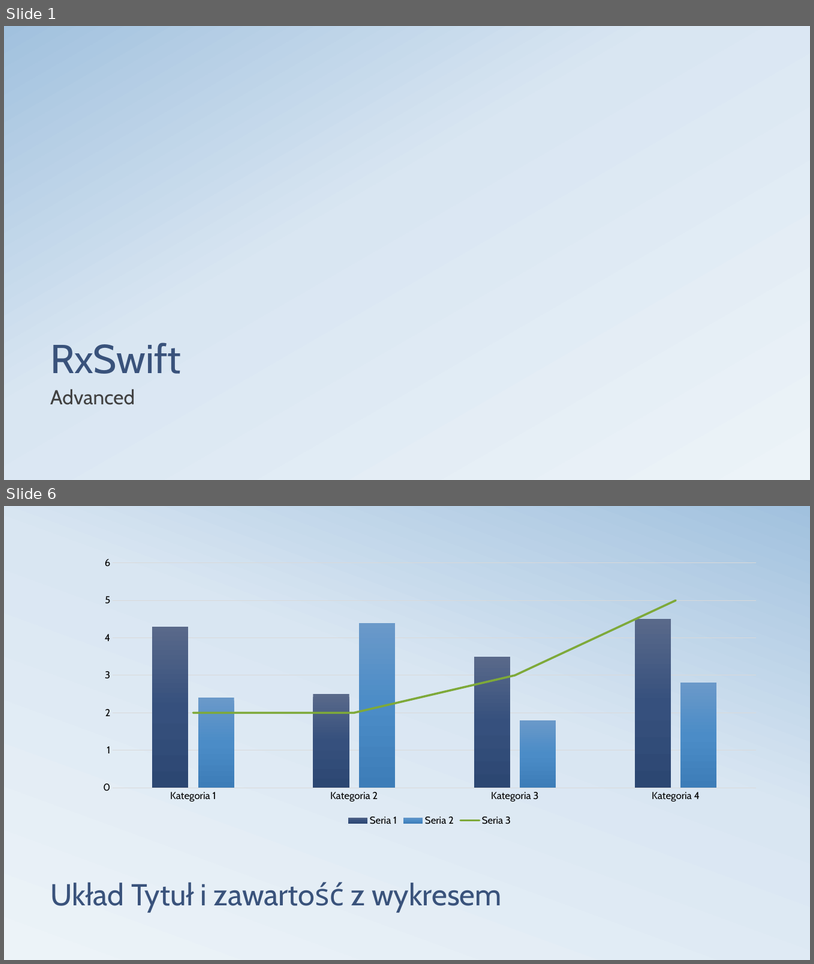
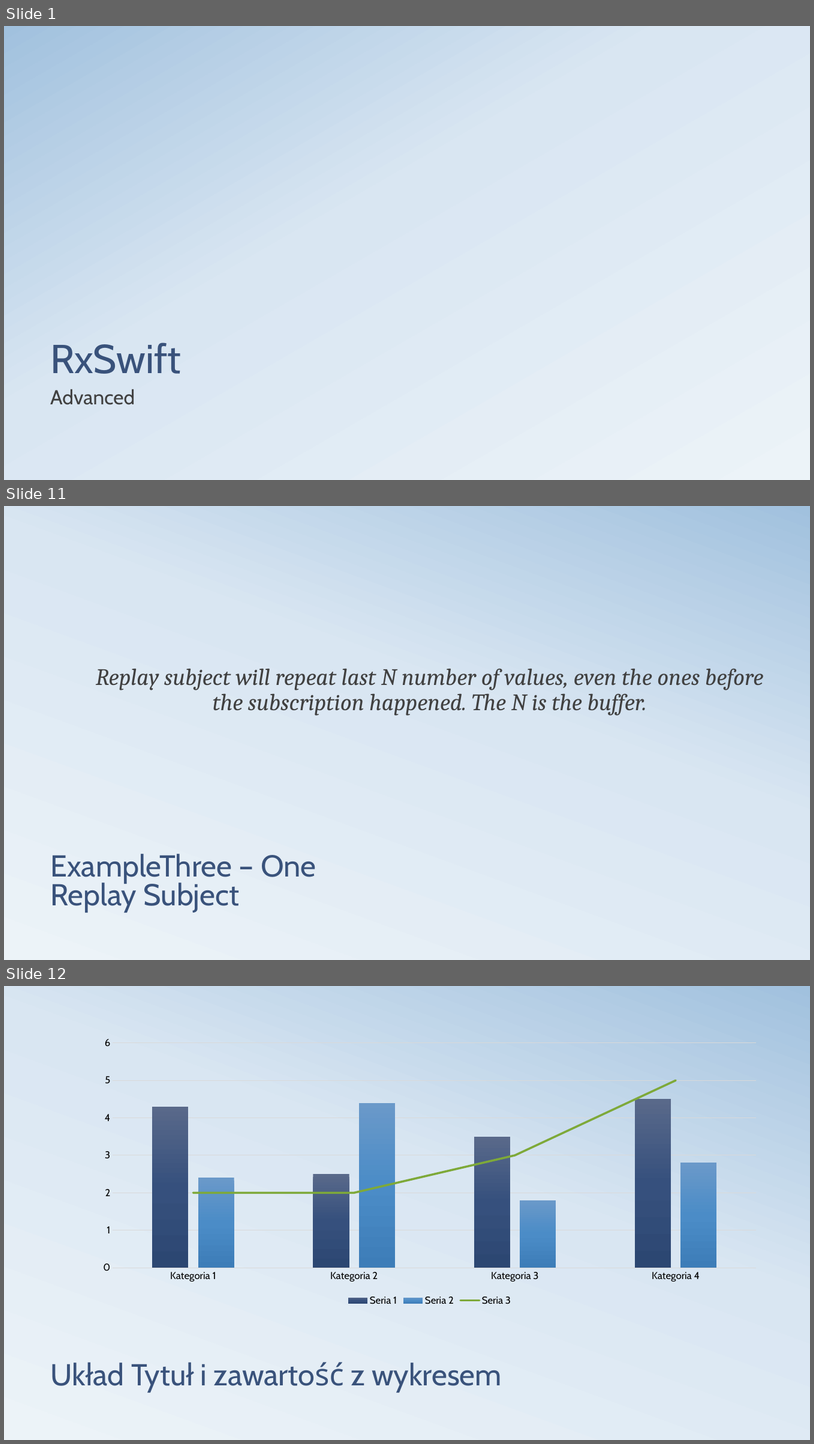
Before and after one commit to Kamajabu/RxSKM, a slide deck: Presentation.pptx. Shown one above the other, each under a label of ours: slides 1 and 6 before the commit, slides 1, 11 and 12 after it; the slides between them are not shown. The pictures are 814x964 and 814x1444 pixels, drawn with LibreOffice and Linux fonts; fonts in the diff are those of the drawing; background and template pictures are left out. Boxes give left, top, right and bottom in pixels: in the first picture for what was removed or moved away, otherwise in the second. Text is boxed around its words. In the diff, an @@ line names an element or a change of style, - is before the commit and + after.

Commit message:
Updating examples and presentation

```diff
--- a/Presentation.pptx
+++ b/Presentation.pptx
@@ slide 11 added at (x1=4, y1=506, x2=810, y2=960), background gradient #ECF3F8 to #D9E6F2 to #A1C1DE @@
@@ text added at (x1=96, y1=668, x2=764, y2=715), 28 pt, text #404040, italic @@
+Replay subject will repeat last N number of values, even the ones before the subscription happened. The N is the buffer.
@@ title added at (x1=50, y1=853, x2=316, y2=912), 36 pt, text #39527B @@
+ExampleThree – One
+Replay Subject
@@ what was slide 6 is now slide 12 @@
```
Also in this commit, not shown: 4 slides changed, 5 other slides added, 5 other files.
